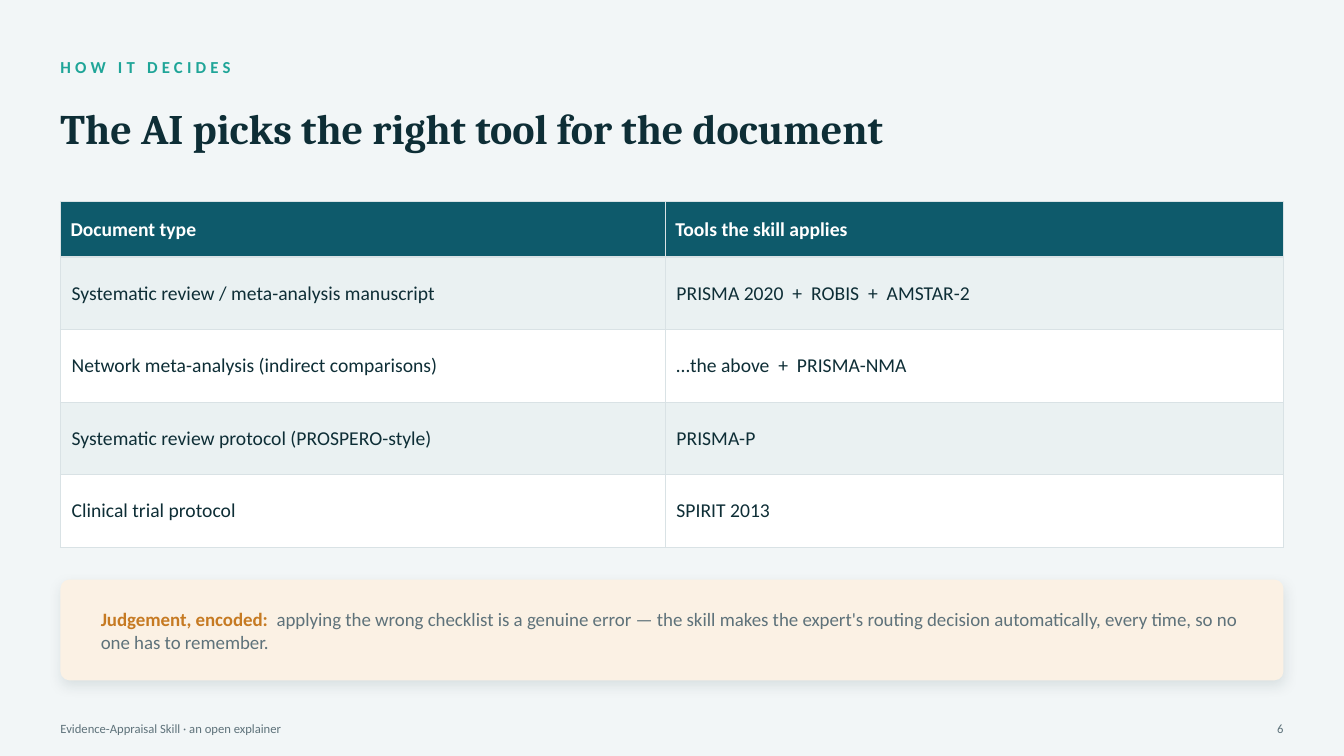
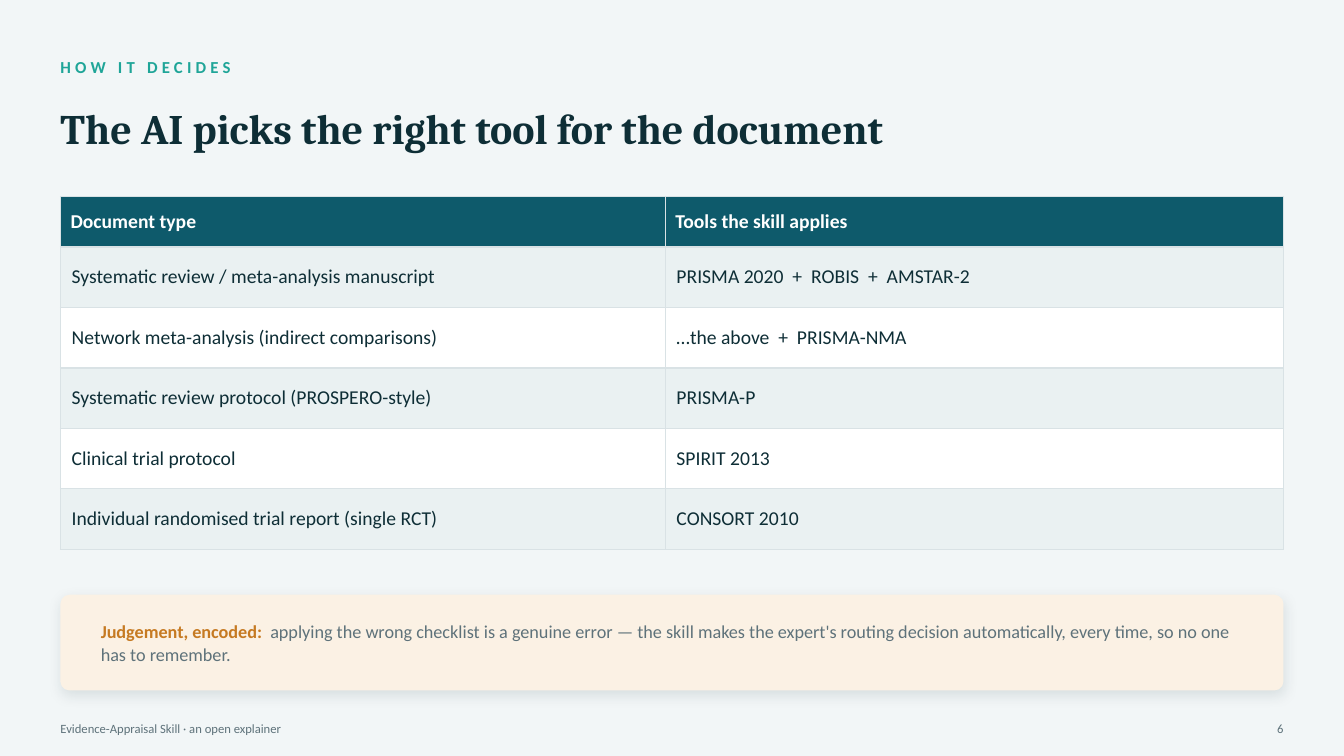
Before and after one commit to healthandage-cell/evidence-appraisal, a slide deck: slide 6 of Evidence_Appraisal_Skill_explainer.pptx. Drawn at 1344x756 pixels with LibreOffice and Linux fonts; fonts in the diff are those of the drawing. Boxes give left, top, right and bottom in pixels: in the first picture for what was removed or moved away, otherwise in the second. Text is boxed around its words. In the diff, an @@ line names an element or a change of style, - is before the commit and + after.

```diff
--- a/Evidence_Appraisal_Skill_explainer.pptx
+++ b/Evidence_Appraisal_Skill_explainer.pptx
@@ table at bbox=[60, 197, 1284, 533] @@
+row 6: Individual randomised trial report (single RCT) | CONSORT 2010
@@ table: place and size @@
-table at bbox=[60, 202, 1284, 524]
+table at bbox=[60, 197, 1284, 533]
@@ rounded rectangle: place and size @@
-rounded rectangle at bbox=[60, 580, 1284, 681]
+rounded rectangle at bbox=[60, 595, 1284, 691]
@@ rounded rectangle at bbox=[60, 595, 1284, 691]: proportions changed @@
@@ text "Judgement, encoded: applying the wrong ...": place and size @@
-text "Judgement, encoded: applying the wrong ..." at bbox=[101, 612, 1237, 649]
+text "Judgement, encoded: applying the wrong ..." at bbox=[101, 625, 1229, 661]
@@ text "Judgement, encoded: applying the wrong ..." at bbox=[101, 625, 1229, 661]: size 13.5 to 13 pt; line spacing 1.04 to 1.02 @@
```
Also in this commit, not shown: 1 other slide changed, 11 other files.
